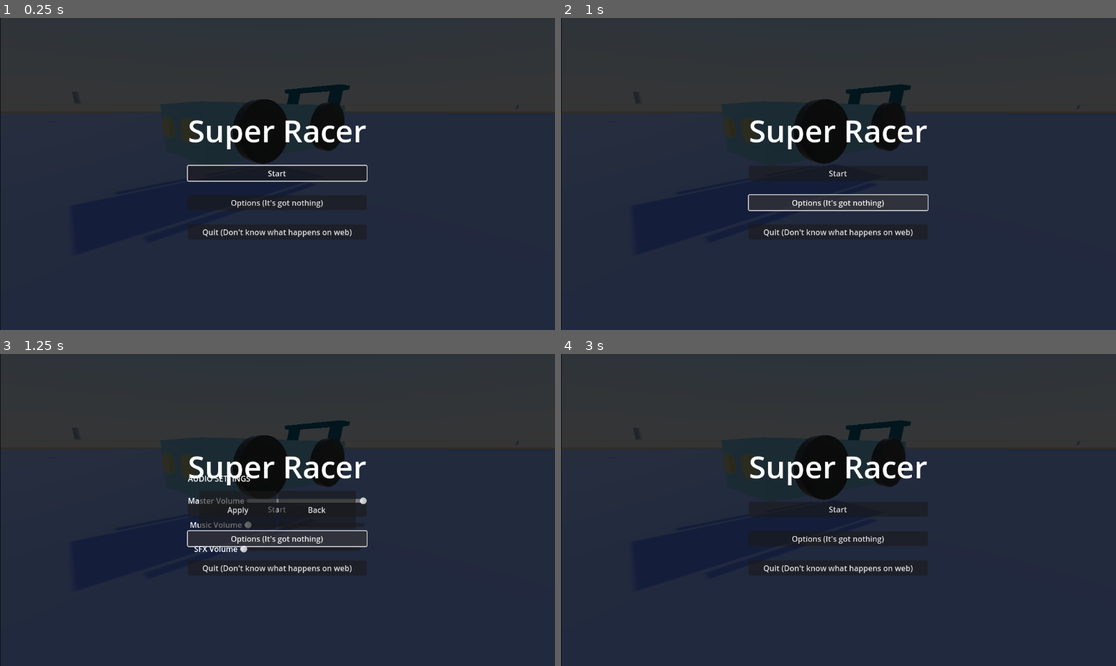
Above: before the commit, frames 1-4 (two rows, left to right).
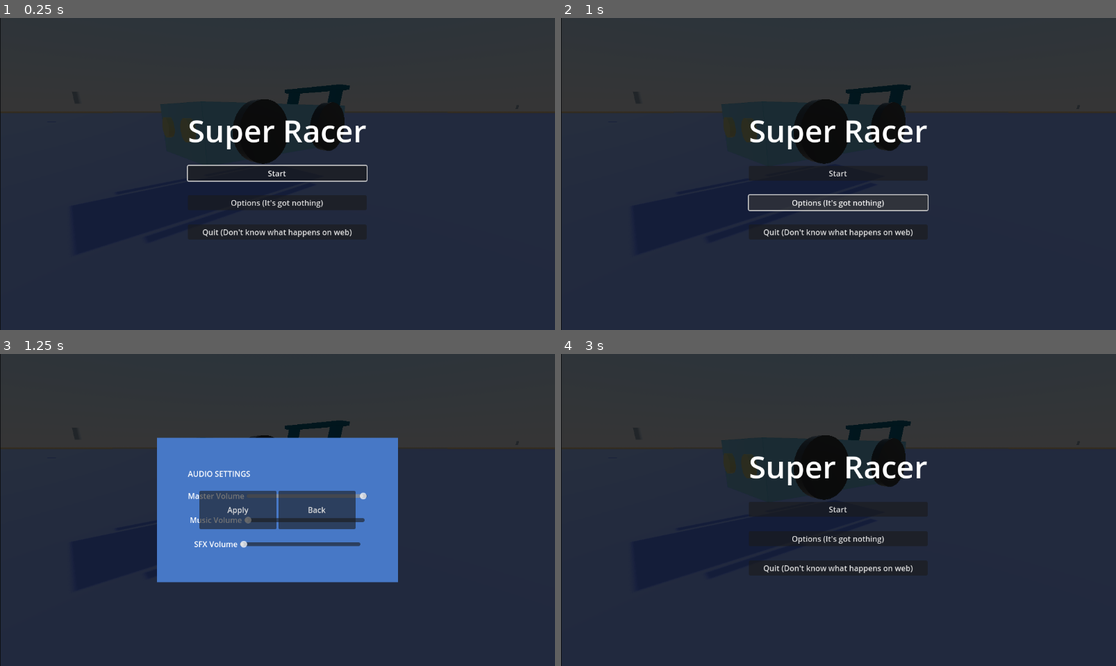
Above: after the commit, the same moments.

Repository: SirWadles/Super-Racer
Game: Godot game, scene res://scenes/main_menu.tscn
Same seed, same stepped clock (60 frames per second), same inputs: the game is played once before the commit and once after it. Sound files missing from this copy of the repository are replaced by a short silence.
Inputs:
- Up to frame 1 (0.25 s): no input
- Up to frame 2 (1 s): click "Options (It's got nothing)" at 0.5 s
- Up to frame 3 (1.25 s): no input
- Up to frame 4 (3 s): click "Start" at 1.25 s; click "Start" at 2 s; click "Apply" at 2.75 s

Frames 1-2 are identical in both runs. In frame 3, 20% of the frame differs, in the area x 28-72%, y 26-74%; in frame 4, nothing differs.

Commit message:
Super Subtle Shiba
Just added a shiba sound to have a 1 in 5 chance to play when pressing play or options buttons.

Diff:
--- a/scenes/AudioOptions.tscn
+++ b/scenes/AudioOptions.tscn
@@ -4,6 +4,20 @@
 
 [node name="CanvasLayer" type="CanvasLayer"]
 script = ExtResource("1_eaa3b")
+
+[node name="Background" type="ColorRect" parent="."]
+anchors_preset = 8
+anchor_left = 0.5
+anchor_top = 0.5
+anchor_right = 0.5
+anchor_bottom = 0.5
+offset_left = -250.0
+offset_top = -150.0
+offset_right = 250.0
+offset_bottom = 150.0
+grow_horizontal = 2
+grow_vertical = 2
+color = Color(0.278431, 0.470588, 0.776471, 1)
 
 [node name="MarginContainer" type="MarginContainer" parent="."]
 anchors_preset = 15
@@ -23,10 +37,6 @@
 layout_mode = 2
 theme_override_constants/separation = 20
 alignment = 1
-
-[node name="Background" type="ColorRect" parent="MarginContainer/CenterContainer/VBoxContainer"]
-layout_mode = 2
-color = Color(0.473976, 0.473976, 0.473976, 1)
 
 [node name="Title" type="Label" parent="MarginContainer/CenterContainer/VBoxContainer"]
 layout_mode = 2
--- a/scenes/main_menu.tscn
+++ b/scenes/main_menu.tscn
@@ -6,6 +6,9 @@
 [ext_resource type="AudioStream" uid="uid://c6rc70nskjep5" path="res://sound/machine love arr. orchestra, op. 17 no. 3 - estreller.mp3" id="2_wu84c"]
 [ext_resource type="AudioStream" uid="uid://vic2a1y24ax2" path="res://sound/diamond_return_01.wav" id="3_wu84c"]
 [ext_resource type="PackedScene" uid="uid://b60xax8j2rp1s" path="res://scenes/AudioOptions.tscn" id="4_rtw2f"]
+[ext_resource type="AudioStream" uid="uid://ca4fwi266pub1" path="res://sound/shiba sound (1).mp3" id="7_jk1qb"]
+[ext_resource type="AudioStream" uid="uid://bovqh28q8bieg" path="res://sound/shiba sound (2).mp3" id="8_5dd4i"]
+[ext_resource type="AudioStream" uid="uid://c5rnxc7owbaqc" path="res://sound/shiba sound (3).mp3" id="9_lgwnu"]
 
 [node name="MainMenu" type="Control"]
 layout_mode = 3
@@ -16,7 +19,7 @@
 offset_bottom = 211.0
 script = ExtResource("1_l6cm7")
 
-[node name="Baclground" type="ColorRect" parent="."]
+[node name="Background" type="ColorRect" parent="."]
 visible = false
 layout_mode = 1
 anchors_preset = 15
@@ -97,3 +100,15 @@
 [node name="ButtonSound_2" type="AudioStreamPlayer2D" parent="."]
 stream = ExtResource("3_wu84c")
 volume_db = -6.0
+
+[node name="ShibaSound1" type="AudioStreamPlayer2D" parent="."]
+stream = ExtResource("7_jk1qb")
+volume_db = 15.0
+
+[node name="ShibaSound2" type="AudioStreamPlayer2D" parent="."]
+stream = ExtResource("8_5dd4i")
+volume_db = 15.0
+
+[node name="ShibaSound3" type="AudioStreamPlayer2D" parent="."]
+stream = ExtResource("9_lgwnu")
+volume_db = 15.0
--- a/scripts/main_menu.gd
+++ b/scripts/main_menu.gd
@@ -10,6 +10,12 @@
 
 @onready var audio_options = $AudioOptions
 
+@onready var shiba_sounds = [
+	$ShibaSound1,
+	$ShibaSound2,
+	$ShibaSound3
+]
+
 func _ready():
 	start_button.pressed.connect(_on_start_button_pressed)
 	options_button.pressed.connect(_on_options_button_pressed)
@@ -21,13 +27,13 @@
 
 func _on_start_button_pressed():
 	print("Starting game...")
-	button_sound_1.play()
+	play_random_button_sound()
 	await button_sound_1.finished
 	get_tree().change_scene_to_file("res://scenes/main.tscn")
 
 func _on_options_button_pressed():
 	print("Options Button Pressed")
-	button_sound_1.play()
+	play_random_button_sound()
 	await button_sound_1.finished
 	audio_options.show_options()
 
@@ -37,6 +43,14 @@
 	await button_sound_2.finished
 	get_tree().quit()
 
+func play_random_button_sound():
+	if randi() % 5 == 0:
+		var random_shiba = shiba_sounds[randi() % shiba_sounds.size()]
+		random_shiba.play()
+		print("Random shiba sound! 🐕")
+	else:
+		button_sound_1.play()
+
 func _input(event):
 	if event.is_action_pressed("ui_accept"):
 		_on_start_button_pressed()
Not shown: 1 places in scenes/main_menu.tscn that only renumber resources
Not shown, added: sound/shiba sound (1).mp3.import
Not shown, added: sound/shiba sound (2).mp3.import
Not shown, added: sound/shiba sound (3).mp3.import
Not shown, added: sound/shiba sound (1).mp3
Not shown, added: sound/shiba sound (2).mp3
Not shown, added: sound/shiba sound (3).mp3
